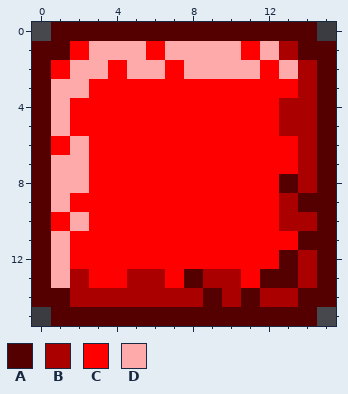
Pixel-art sprite, stored at assets-raw/raw/tile-red.png. That is the earlier state.
The file is 16x16 pixels.
Palette (. is transparent): A #550000  B #aa0000  C #ff0000  D #ffaaaa
Pixels before, first column x 0:
 0 .AAAAAAAAAAAAAA.
 1 AACDDDCDDDDCDBAA
 2 ACDDCDDCDDDDCDBA
 3 ADDCCCCCCCCCCCBA
 4 ADCCCCCCCCCCCBBA
 5 ADCCCCCCCCCCCBBA
 6 ACDCCCCCCCCCCCBA
 7 ADDCCCCCCCCCCCBA
 8 ADDCCCCCCCCCCABA
 9 ADCCCCCCCCCCCBAA
10 ACDCCCCCCCCCCBBA
11 ADCCCCCCCCCCCCAA
12 ADCCCCCCCCCCCABA
13 ADBCCBBCABBCAABA
14 AABBBBBBBABABBAA
15 .AAAAAAAAAAAAAA.
And afterwards:
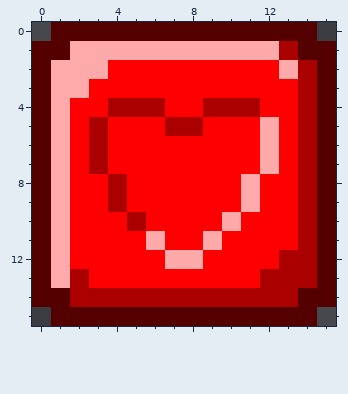
What changed:
y 1: x 2 C -> D; x 6 C -> D; x 11 C -> D
y 2: x 1 C -> D; x 5..6 DD -> CC; x 8..11 DDDD -> CCCC
y 4: x 4..6 CCC -> BBB; x 9..11 CCC -> BBB; x 13 B -> C
y 5: x 3 C -> B; x 7..8 CC -> BB; x 12..13 CB -> DC
y 6: x 1..3 CDC -> DCB; x 12 C -> D
y 7: x 2..3 DC -> CB; x 12 C -> D
y 8: x 2 D -> C; x 4 C -> B; x 11 C -> D; x 13 A -> C
y 9: x 4 C -> B; x 11 C -> D; x 13..14 BA -> CB
y 10: x 1..2 CD -> DC; x 5 C -> B; x 10 C -> D; x 13 B -> C
y 11: x 6 C -> D; x 9 C -> D; x 14 A -> B
y 12: x 7..8 CC -> DD; x 13 A -> B
y 13: x 5..6 BB -> CC; x 8..10 ABB -> CCC; x 12..13 AA -> BB
y 14: x 9 A -> B; x 11 A -> B
